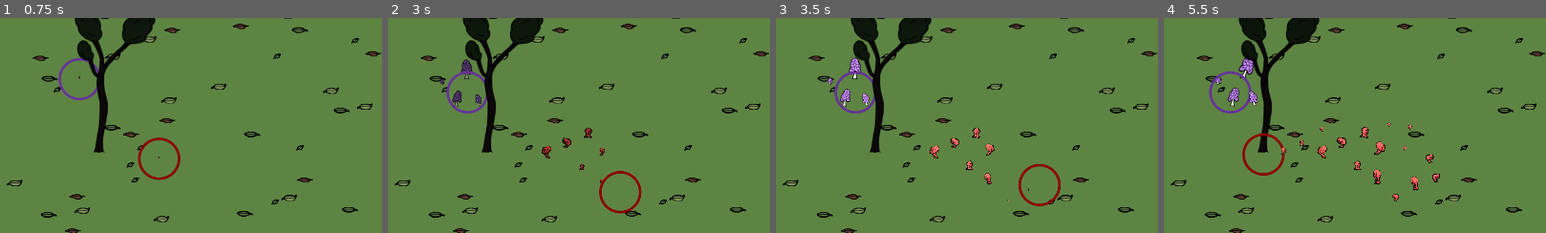
Above: before the commit, frames 1-4 (left to right).
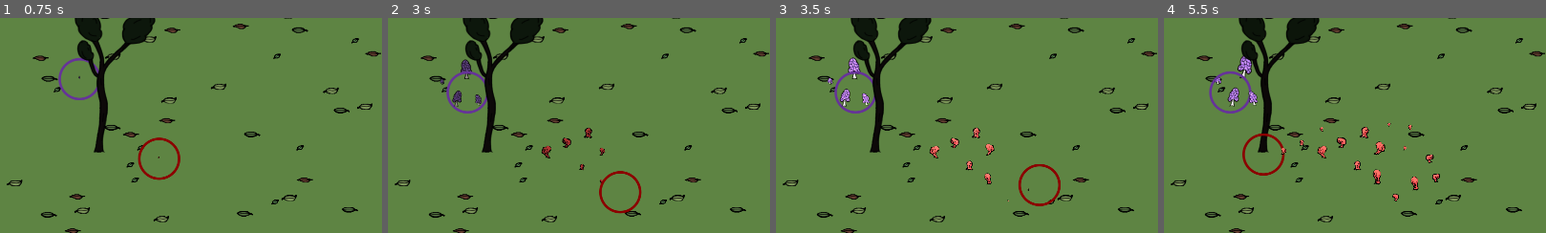
Above: after the commit, the same moments.

Repository: carcinizer/slavic-2025
Game: Godot game, scene res://scenes/main_menu.tscn
The game is run twice, just before and just after one commit, with the same random seed, the same clock (stepped at 60 frames per second) and the same inputs.
Inputs:
- Up to frame 1 (0.75 s): click "Play" at 0.5 s
- Up to frame 2 (3 s): tap Enter at 1.25 s; hold Right (right1) 1.28-2.03 s; tap S (down2) at 1.35 s; hold Down (down1) 2.03-2.78 s; tap A (left2) at 2.1 s; hold Right (right1) from 2.78 s (still down); tap D (right2) at 2.85 s
- Up to frame 3 (3.5 s): keep holding Right (right1)
- Up to frame 4 (5.5 s): release Right (right1) at 3.53 s; hold Up (up1) 3.53-4.28 s; tap W (up2) at 3.6 s; hold Left (left1) from 4.28 s (still down); tap S (down2) at 4.35 s; tap A (left2) at 5.1 s
The pictures show only the part of the screen within x 0-50%, y 14-64%; the shares and areas given below are measured in that part.

Frame 1 is identical in both runs. In frame 2, less than 0.1% of the frame differs, in the area x 19-43%, y 19-63%; in frame 3, 0.3%; in frame 4, 0.4%, in the area x 14-72%, y 17-84%.

Commit message:
fix skew animation

Diff:
--- a/src/mushroom.gd
+++ b/src/mushroom.gd
@@ -103,9 +103,6 @@
 	rotation = lerp(rotation, target_rotation, abs(prev_hp-hp) * 0.1)
 
 	prev_hp = hp
-	#if should_check_for_connections:
-	#	check_for_connections()
-
 
 	if latest_pulse > GLOB.frame - tree_pulse_coyote_time:
 		my_lifeline = latest_pulse_source
@@ -116,8 +113,8 @@
 	else:
 		my_lifeline = null
 
-	var skew_amplitude = remap(hp, max_growth, max_hp, 5, 70) if hp > max_growth else 5.0
-	$Sprite.skew = deg_to_rad(sin(time_since_spawn / 30) * skew_amplitude) if latest_pulse % 30 > 15 else 0.0
+	var skew_amplitude = remap(hp, max_growth, max_hp, 1, 10) if hp > max_growth else 0.0
+	$Sprite.skew = deg_to_rad(sin(time_since_spawn * 30) * skew_amplitude)
 	modulate = Color.WHITE.darkened(0.7 * sin(latest_time_pulse * 0.05))
 
 	## Overgrowing
